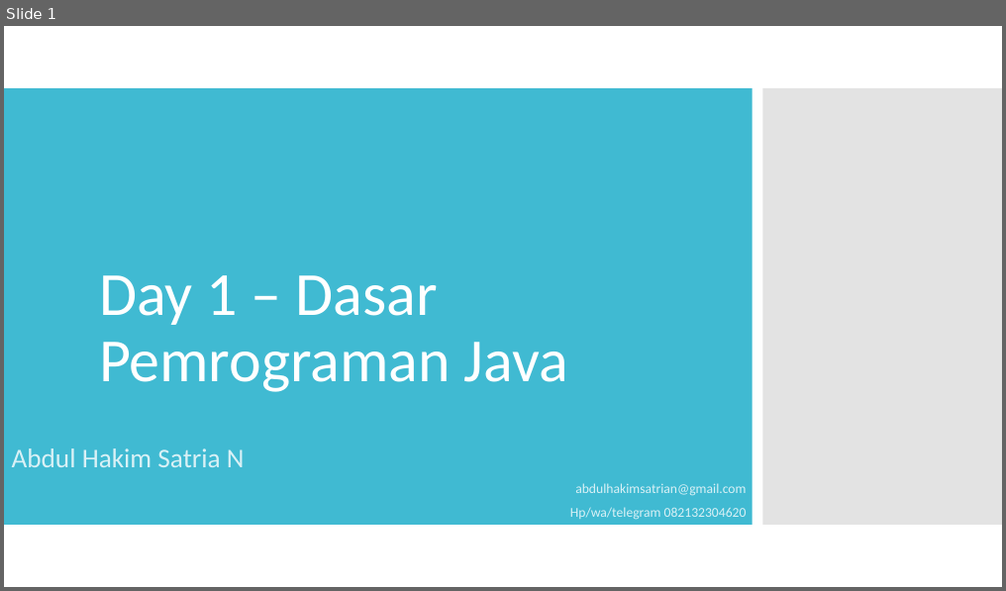
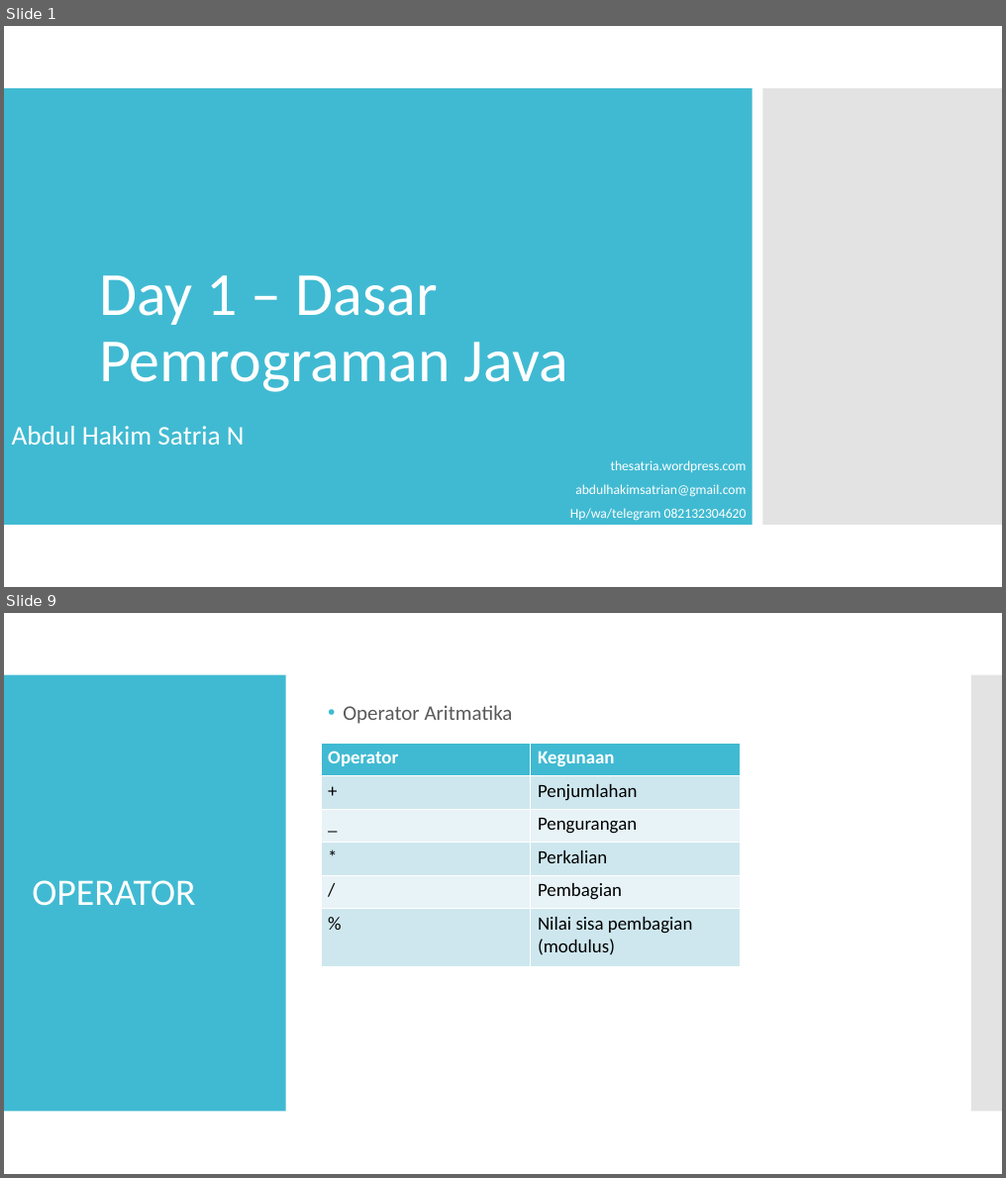
Before and after one commit to satrianusantara/JavaBasic, a slide deck: Materi/Day 1 – Dasar Pemrograman Java.ppt. Shown one above the other, each under a label of ours: slide 1 before the commit, slides 1 and 9 after it; the slides between them are not shown. The pictures are 1006x591 and 1006x1178 pixels, drawn with LibreOffice and Linux fonts; fonts in the diff are those of the drawing. Boxes give left, top, right and bottom in pixels: in the first picture for what was removed or moved away, otherwise in the second. Text is boxed around its words. In the diff, an @@ line names an element or a change of style, - is before the commit and + after.

```diff
--- a/Materi/Day 1 – Dasar Pemrograman Java.ppt
+++ b/Materi/Day 1 – Dasar Pemrograman Java.ppt
@@ slide 9 added at (4,613,1002,1174), background #FFFFFF @@
@@ rectangle added at (4,675,286,1111), fill #40BAD2 @@
@@ rectangle added at (970,675,1002,1111), fill #C8C8C8 at 50% opacity @@
@@ text added at (343,705,513,724), 20 pt, text #595959 @@
+• Operator Aritmatika
@@ table added at (321,743,740,959), 6 rows, 2 columns @@
+Operator | Kegunaan
++ | Penjumlahan
+_ | Pengurangan
+* | Perkalian
+/ | Pembagian
+% | Nilai sisa pembagian (modulus)
@@ title added at (32,880,195,906), 36 pt, text #FFFFFF @@
+OPERATOR
@@ slide 1 changed as well @@
@@ subtitle "Abdul Hakim Satria N": place and size @@
-subtitle "Abdul Hakim Satria N" at (12,449,746,520)
+subtitle "Abdul Hakim Satria N" at (12,426,746,521)
@@ subtitle at (12,426,746,521): text colour #D9F1F6 to #FFFFFF in "Abdul Hakim Satria N", "abdulhakimsatrian@gmail.com", "Hp/wa/telegram 082132304620" @@
@@ subtitle at (611,461,746,472): paragraph added @@
+thesatria.wordpress.com
```
Also in this commit, not shown: 19 other slides added, 6 slides removed.
